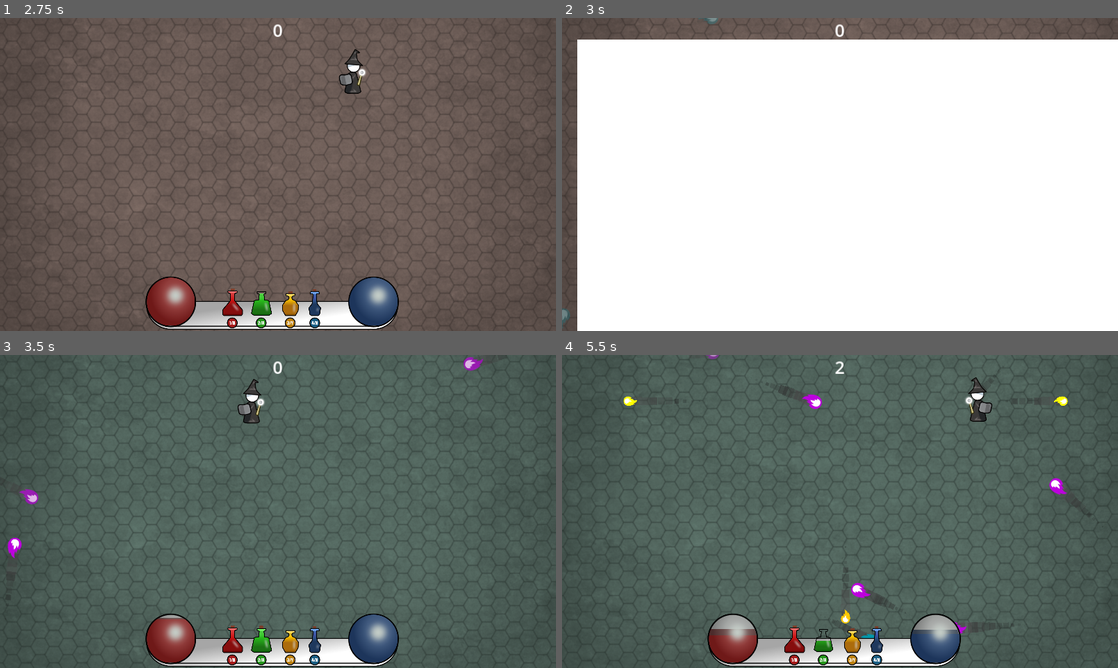
Above: before the commit, frames 1-4 (two rows, left to right).
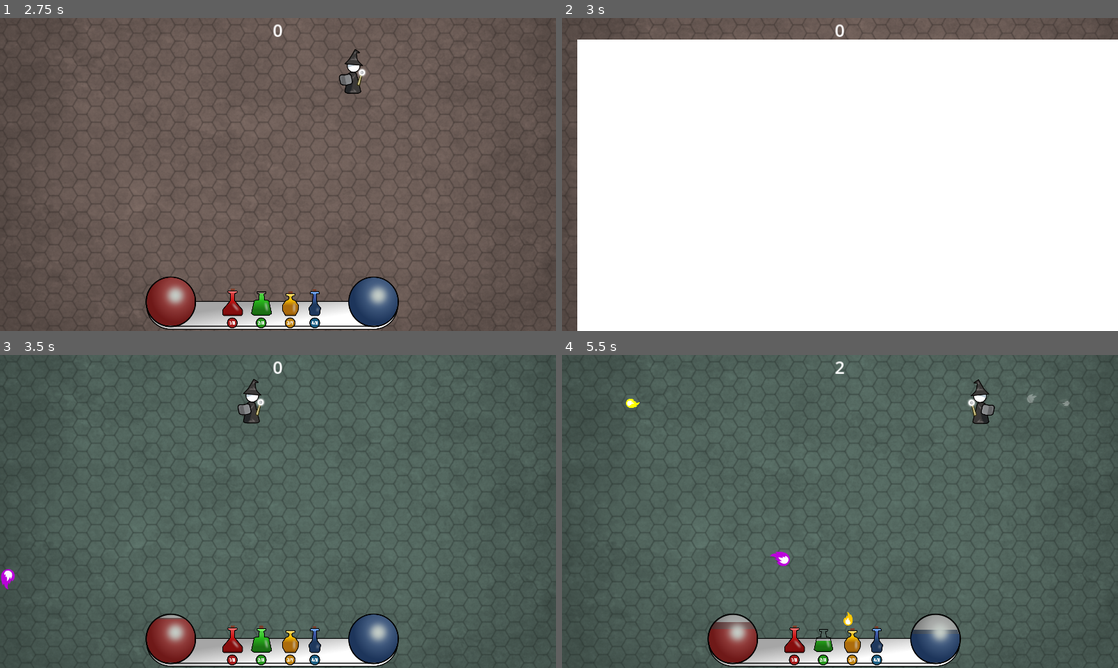
Above: after the commit, the same moments.

Repository: kurilluk/GDSJam23
Game: Godot game, scene res://assets/scenes/Main.tscn
Two runs of this game, one before a commit and one after it. Both use one fixed random seed, a clock stepped at 60 frames per second and the inputs below. Sound files missing from this copy of the repository are replaced by a short silence.
Inputs:
- Up to frame 1 (2.75 s): click "Start" at 0.5 s; hold D (Right) 1.28-2.03 s; tap 1 (Potion_1) at 1.35 s; hold S (Down) from 2.03 s (still down); tap 2 (Potion_2) at 2.1 s
- Up to frame 2 (3 s): release S (Down) at 2.78 s; hold D (Right) from 2.78 s (still down); tap 3 (Potion_3) at 2.85 s
- Up to frame 3 (3.5 s): keep holding D (Right)
- Up to frame 4 (5.5 s): release D (Right) at 3.53 s; hold W (Up) 3.53-4.28 s; tap 4 (Potion_4) at 3.6 s; hold A (Left) from 4.28 s (still down); tap 1 (Potion_1) at 4.35 s; tap 2 (Potion_2) at 5.1 s

Frame 1 is identical in both runs. In frame 2, less than 0.1% of the frame differs, in the area x 0-29%, y 0-99%; in frame 3, 0.4%; in frame 4, 3.1%, in the area x 1-99%, y 0-100%.

Commit message:
sounds again

Diff:
--- a/examples/dodge_the_creeps/assets/scenes/EnemyProjectile.tscn
+++ b/examples/dodge_the_creeps/assets/scenes/EnemyProjectile.tscn
@@ -83,6 +83,7 @@
 texture = ExtResource("9_u15j2")
 
 [node name="Trail" type="GPUParticles2D" parent="FireballBottom"]
+visible = false
 z_index = -1
 amount = 20
 process_material = SubResource("ParticleProcessMaterial_xa45d")
--- a/examples/dodge_the_creeps/assets/scenes/Fireball.tscn
+++ b/examples/dodge_the_creeps/assets/scenes/Fireball.tscn
@@ -85,6 +85,7 @@
 texture = ExtResource("3_hlxu0")
 
 [node name="Trail" type="GPUParticles2D" parent="FireballBottom"]
+visible = false
 z_index = -1
 amount = 20
 process_material = SubResource("ParticleProcessMaterial_o6fmy")
--- a/examples/dodge_the_creeps/assets/scenes/Main.tscn
+++ b/examples/dodge_the_creeps/assets/scenes/Main.tscn
@@ -6,9 +6,9 @@
 [ext_resource type="PackedScene" uid="uid://ccqoreueuxdb7" path="res://assets/scenes/HUD.tscn" id="4"]
 [ext_resource type="Texture2D" uid="uid://lr4ehat4x43v" path="res://art/background_biger.png" id="4_6sh37"]
 [ext_resource type="PackedScene" uid="uid://ddifmu7obmqe2" path="res://assets/scenes/Fireball.tscn" id="5_h27ax"]
-[ext_resource type="AudioStream" uid="uid://dw26fpygeag8o" path="res://art/gameover.wav" id="6"]
 [ext_resource type="PackedScene" uid="uid://da54cmhq2t3to" path="res://assets/scenes/Layer.tscn" id="7_23b4r"]
 [ext_resource type="AudioStream" uid="uid://x4fnidkndycy" path="res://assets/sound/soundtrack1.mp3" id="7_u85tg"]
+[ext_resource type="AudioStream" uid="uid://b005lep86v3yf" path="res://assets/sound/Gameover.mp3" id="8_3ml3g"]
 [ext_resource type="Script" path="res://assets/scripts/Camera.gd" id="8_3uva2"]
 
 [sub_resource type="Curve2D" id="1"]
@@ -48,7 +48,7 @@
 stream = ExtResource("7_u85tg")
 
 [node name="DeathSound" type="AudioStreamPlayer" parent="."]
-stream = ExtResource("6")
+stream = ExtResource("8_3ml3g")
 
 [node name="Layers" type="Node2D" parent="."]
 
@@ -113,7 +113,7 @@
 [node name="Timers" type="Node2D" parent="."]
 
 [node name="MobTimer" type="Timer" parent="Timers"]
-wait_time = 0.35
+wait_time = 0.5
 
 [node name="ScoreTimer" type="Timer" parent="Timers"]
 
--- a/examples/dodge_the_creeps/assets/scenes/Player.tscn
+++ b/examples/dodge_the_creeps/assets/scenes/Player.tscn
@@ -9,6 +9,9 @@
 [ext_resource type="AudioStream" uid="uid://dvi3scw7fgwmj" path="res://assets/sound/Fireball3.mp3" id="8_dtgvq"]
 [ext_resource type="AudioStream" uid="uid://d1cisdls5cyyn" path="res://assets/sound/Vocal_Ineedapotion_lowhp.mp3" id="8_ieq6g"]
 [ext_resource type="AudioStream" uid="uid://bwrorlrgppgry" path="res://assets/sound/Fireball1.mp3" id="9_55jwn"]
+[ext_resource type="AudioStream" uid="uid://iy1ta5mbu2t1" path="res://assets/sound/Healing_potion.mp3" id="11_t44o3"]
+[ext_resource type="AudioStream" uid="uid://5ia8eybkn3ya" path="res://assets/sound/Healingdrain_potion.mp3" id="12_p4aha"]
+[ext_resource type="AudioStream" uid="uid://d324dl36pt0fs" path="res://assets/sound/Manadrain_potion.mp3" id="13_1pnjb"]
 
 [sub_resource type="SpriteFrames" id="1"]
 animations = [{
@@ -98,4 +101,16 @@
 stream = ExtResource("9_55jwn")
 volume_db = -10.0
 
+[node name="S_HealPotion" type="AudioStreamPlayer" parent="."]
+stream = ExtResource("12_p4aha")
+
+[node name="S_ManaPotion" type="AudioStreamPlayer" parent="."]
+stream = ExtResource("11_t44o3")
+
+[node name="S_HealPotionDrain" type="AudioStreamPlayer" parent="."]
+stream = ExtResource("12_p4aha")
+
+[node name="S_ManaPotionDrain" type="AudioStreamPlayer" parent="."]
+stream = ExtResource("13_1pnjb")
+
 [connection signal="body_entered" from="." to="." method="_on_Player_body_entered"]
--- a/examples/dodge_the_creeps/assets/scripts/Main.gd
+++ b/examples/dodge_the_creeps/assets/scripts/Main.gd
@@ -4,7 +4,7 @@
 @export var layers: Array[Layer]
 @export var enemy_proj_scene: PackedScene
 
-@export var enemy_spawn_amount = 2
+@export var enemy_spawn_amount = 1
 var score
 var current_layer
 var enemy_projectiles: Array[EnemyProjectile]
@@ -23,7 +23,7 @@
 	$HUD.show_game_over()
 	$HUD.hide_hud_bars()
 	$Music.stop()
-	#$DeathSound.play()
+	$DeathSound.play()
 
 func new_game():
 	get_tree().call_group(&"mobs", &"queue_free")
--- a/examples/dodge_the_creeps/assets/scripts/Player.gd
+++ b/examples/dodge_the_creeps/assets/scripts/Player.gd
@@ -132,7 +132,7 @@
 	var new_health = clamp(health + value, 0, PLAYER_MAX_HEALTH)
 	Game_HUD.update_health(health, new_health);
 	health = new_health
-	#$S_HealPotion.play()
+	$S_HealPotion.play()
 	pass
 
 func potion_hurt(value):
@@ -140,21 +140,21 @@
 	Game_HUD.update_health(health, new_health);
 	health = new_health
 	check_player_health()
-	#$S_HealPotionDrain.play()
+	$S_HealPotionDrain.play()
 	pass
 
 func potion_gain_mana(value):
 	var new_mana = clamp(mana + value, 0, PLAYER_MAX_MANA)
 	Game_HUD.update_mana(mana, new_mana);
 	mana = new_mana
-	#$S_ManaPotion.play()
+	$S_ManaPotion.play()
 	pass
 
 func potion_loose_mana(value):
 	var new_mana = clamp(mana - value, 0, PLAYER_MAX_MANA)
 	Game_HUD.update_mana(mana, new_mana);
 	mana = new_mana
-	#$S_ManaPotionDrain.play()
+	$S_ManaPotionDrain.play()
 	pass
 
 func check_player_health():
Not shown: 1 places in examples/dodge_the_creeps/assets/scenes/Player.tscn that only renumber resources
Not shown, added: examples/dodge_the_creeps/assets/sound/reversed healing 1.mp3.import
Not shown, added: examples/dodge_the_creeps/assets/sound/reversed healing 1.mp3
